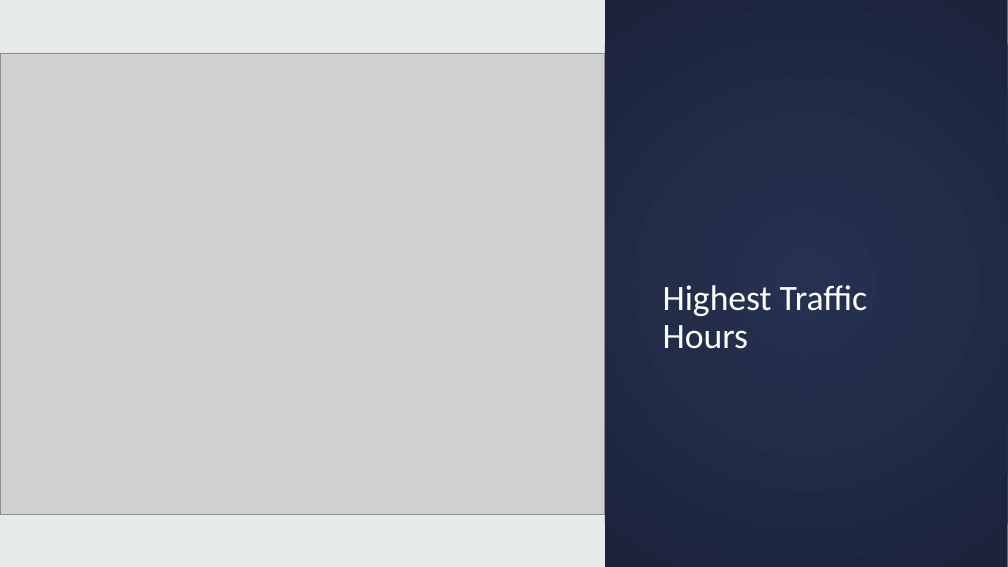
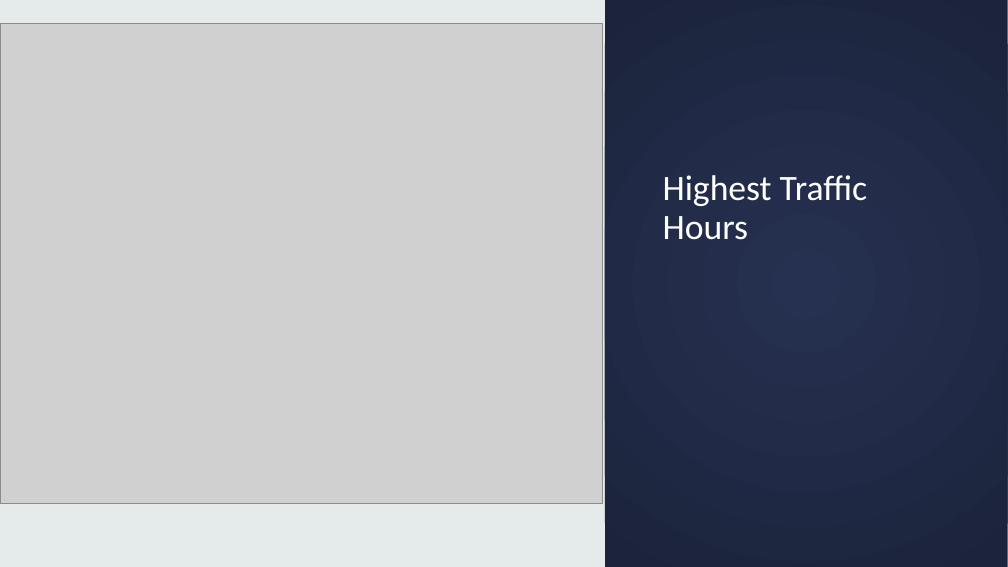
Before and after one commit to JohnathanJack/Predicting-Flight-Delays, a slide deck: slide 8 of Flight_delay.pptx. Drawn at 1008x567 pixels with LibreOffice and Linux fonts; fonts in the diff are those of the drawing; grey boxes stand for pictures. Boxes give left, top, right and bottom in pixels: in the first picture for what was removed or moved away, otherwise in the second. Text is boxed around its words. In the diff, an @@ line names an element or a change of style, - is before the commit and + after.

```diff
--- a/Flight_delay.pptx
+++ b/Flight_delay.pptx
@@ picture: place and size @@
-picture at <box>0,53,605,514</box>
+picture at <box>0,23,603,504</box>
@@ title "Highest Traffic Hours": place and size @@
-title "Highest Traffic Hours" at <box>663,285,868,349</box>
+title "Highest Traffic Hours" at <box>663,175,868,240</box>
```
Also in this commit, not shown: 1 other slide changed.
